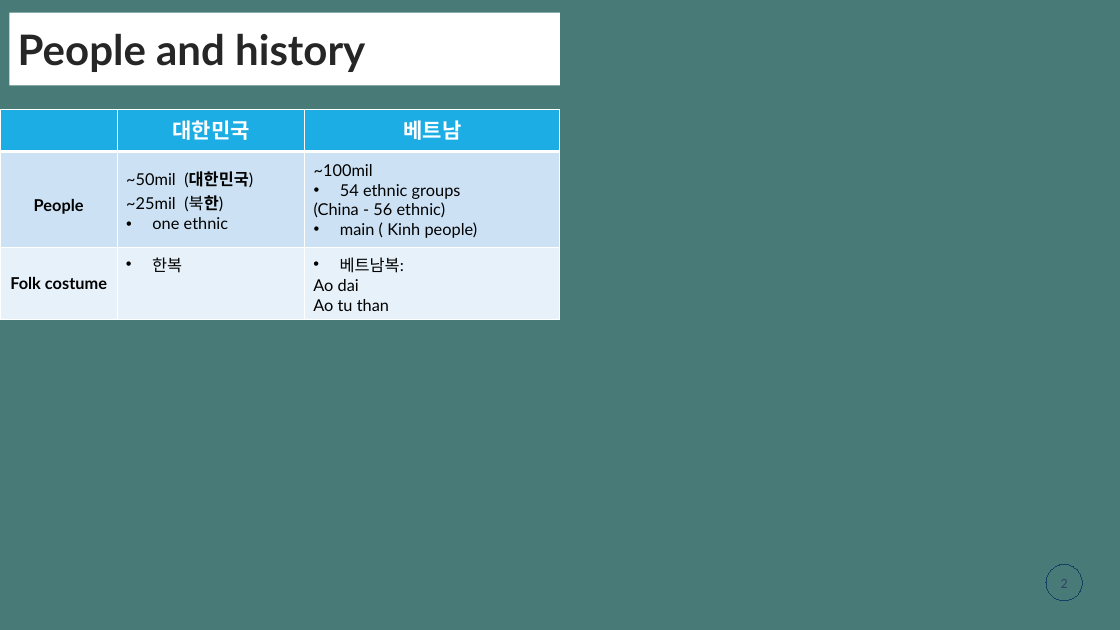
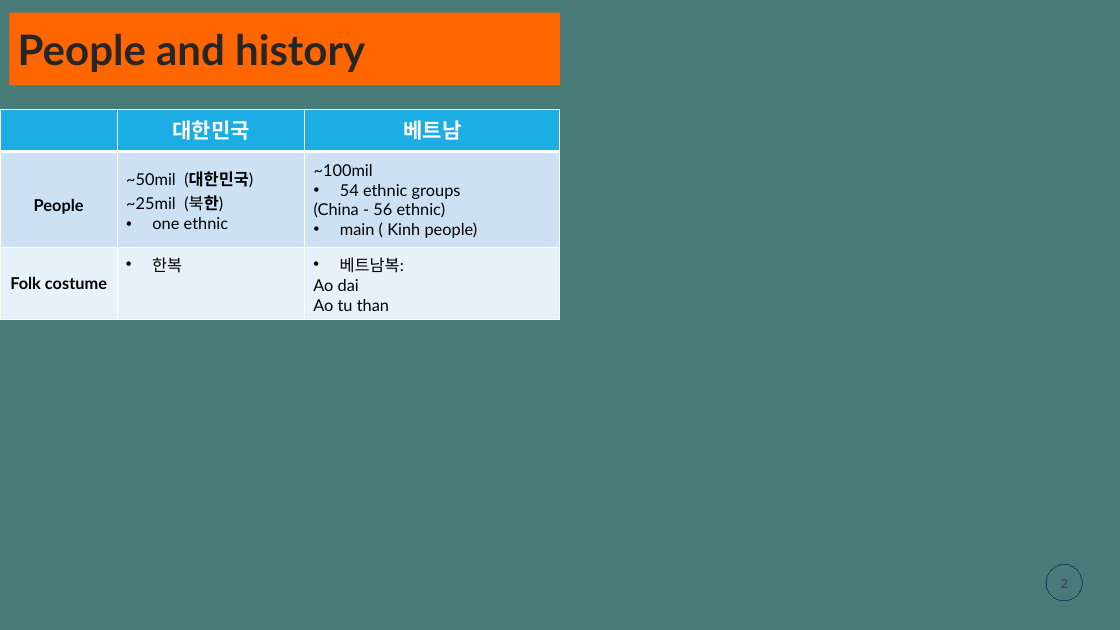
Before and after one commit to gemmanguen/Tetholidays, a slide deck: slide 2 of mducng_VN-KR.pptx. Drawn at 1120x630 pixels with LibreOffice and Linux fonts; fonts in the diff are those of the drawing. Boxes give left, top, right and bottom in pixels: in the first picture for what was removed or moved away, otherwise in the second. Text is boxed around its words. In the diff, an @@ line names an element or a change of style, - is before the commit and + after.

```diff
--- a/mducng_VN-KR.pptx
+++ b/mducng_VN-KR.pptx
@@ title "People and history" at (x1=9, y1=13, x2=560, y2=86): fill #FFFFFF to #FF6600 @@
```
Also in this commit, not shown: 9 other slides changed, 1 slide added.
